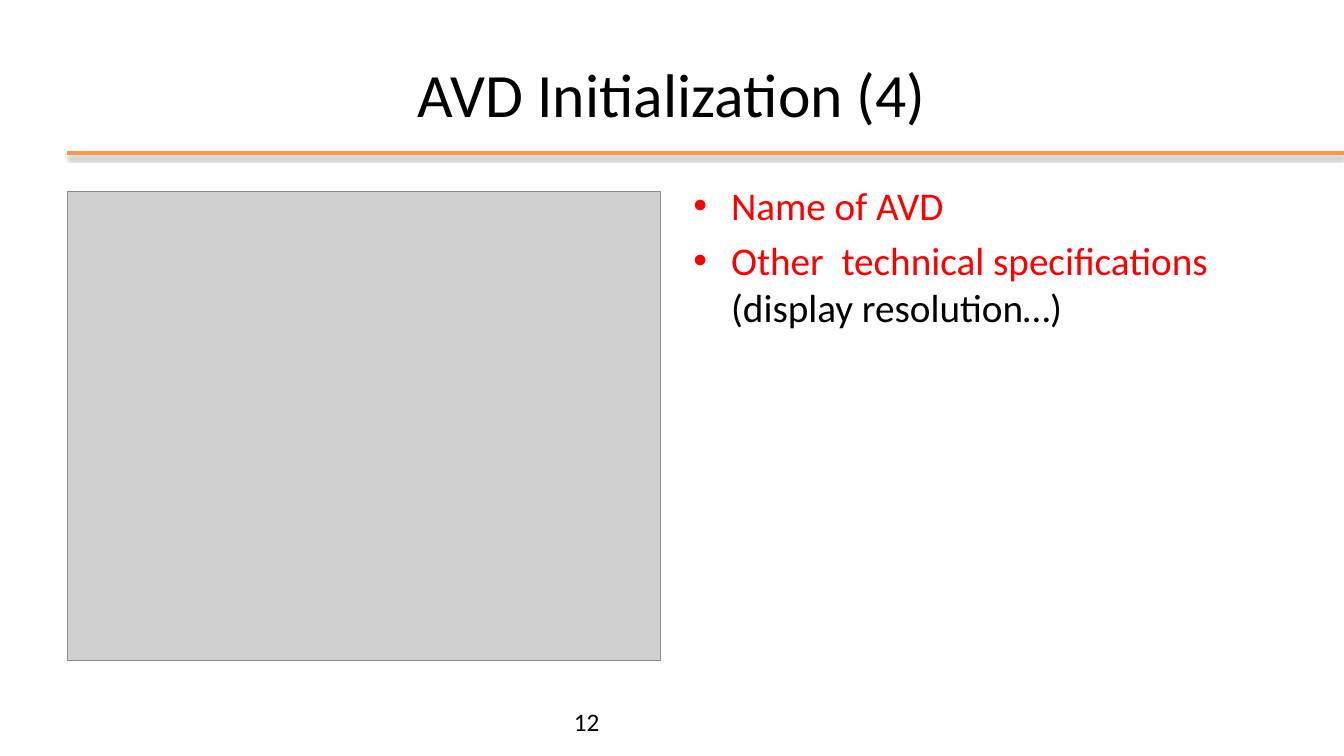
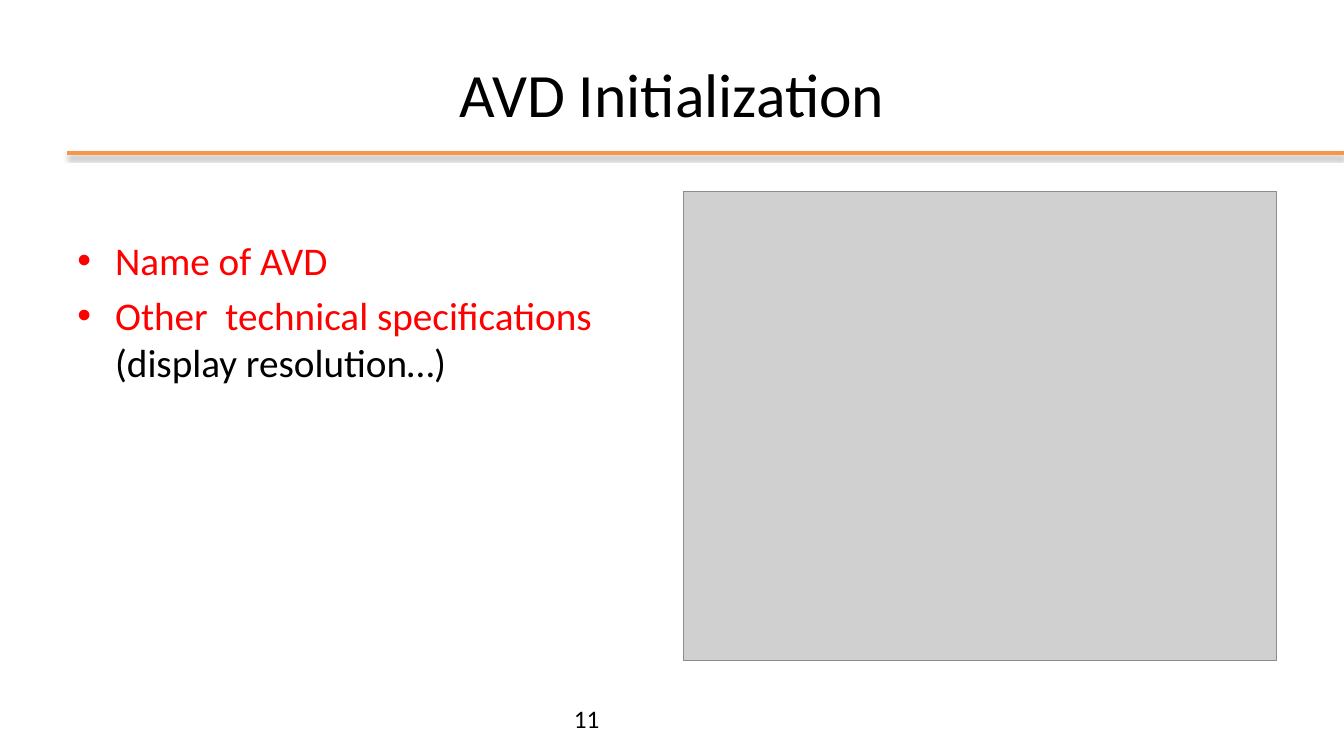
Before and after one commit to kevinmala00/ATTIVITA-PROGETTUALE, a slide deck: slide 11 of slides/02 - Android Studio.pptx (slide 12 before the commit). Drawn at 1344x756 pixels with LibreOffice and Linux fonts; fonts in the diff are those of the drawing; grey boxes stand for pictures; background and template pictures are left out. Boxes give left, top, right and bottom in pixels: in the first picture for what was removed or moved away, otherwise in the second. Text is boxed around its words. In the diff, an @@ line names an element or a change of style, - is before the commit and + after.

```diff
--- a/slides/02 - Android Studio.pptx
+++ b/slides/02 - Android Studio.pptx
@@ title at (459,74,884,118): text changed @@
-AVD Initialization (4)
+AVD Initialization
@@ text "Name of AVD": place and size @@
-text "Name of AVD" at (731,193,1208,329)
+text "Name of AVD" at (115,248,592,384)
@@ picture: place and size @@
-picture at (68,192,661,660)
+picture at (684,192,1277,660)
@@ page number at (574,711,600,728): text changed @@
-12
+11
```
Also in this commit, not shown: 21 other slides changed, 15 slides added, 8 slides removed.
